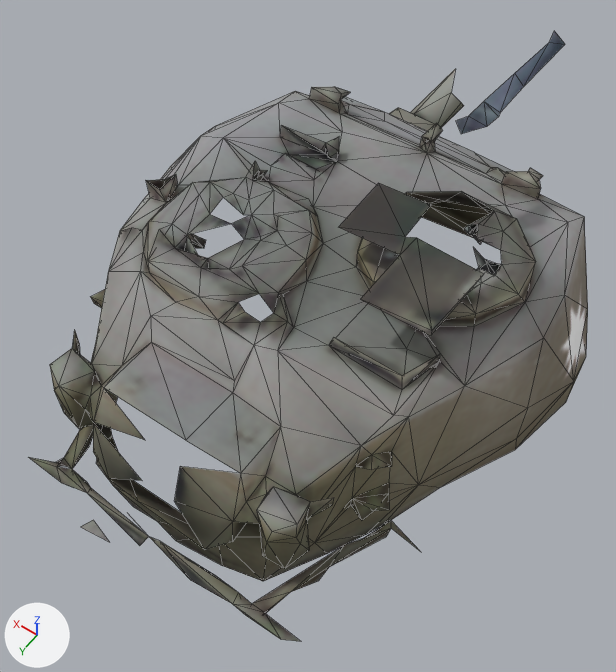
Two versions of the OBJ model unity/Assets/_Game/Resources/Models/sherman_turret.obj, one commit apart.
Rendered twice from a 50 mm lens placed at (-1.42, 2.58, 3.9), pointed at (0.18, 0.35, 0.39). Every picture has the same lights, and +X, +Y and +Z are marked at lower left. The older version comes first. Mesh edges are drawn as thin lines. Where no turn or scale is listed for an object, it has been applied to the vertices. Vertices at exactly the same position are counted once.

Names of what the first picture shows: 'sherman_turret'.
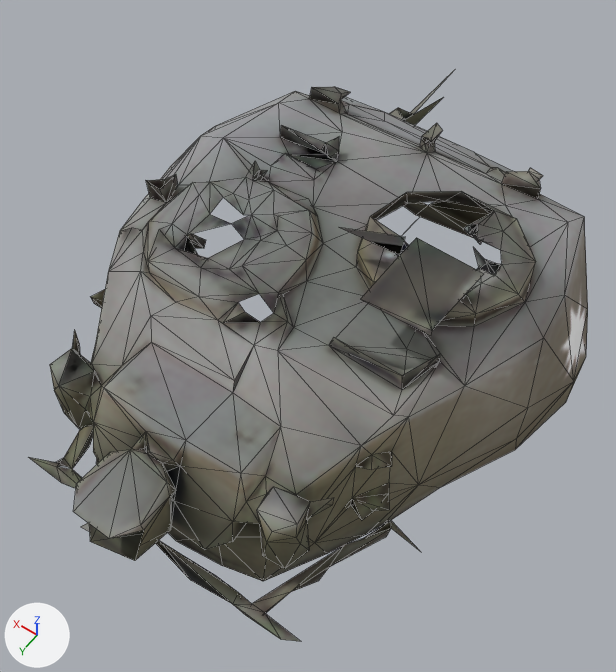
Diff of the bpy script that builds the scene:
```diff
--- a/unity/Assets/_Game/Resources/Models/sherman_turret.obj.py
+++ b/unity/Assets/_Game/Resources/Models/sherman_turret.obj.py
@@ me_sherman_turret @@
 # used by ob_sherman_turret; location = (0.0, 0.0, 0.0)
-me_sherman_turret.from_pydata(...)  # 596 vertices, 1021 faces; spans x -1.06..1.47, y -2.04..1.73, z -0.04..1.42
+me_sherman_turret.from_pydata(...)  # 624 vertices, 1108 faces; spans x -1.06..1.47, y -2.04..1.84, z -0.04..1.14
+# me_sherman_turret part 1: the loose piece of 12 vertices spanning x -0.26..-0.12, y -1.38..-0.39, z 1.34..1.42 is deleted
+# me_sherman_turret part 2
+# 13 vertices are removed from x -0.19..0.59, y -1.95..-0.13, z 0.16..1.15
+# 128 faces are deleted
+# 53 vertices are added at x 0.03..0.4, y 1.38..1.84, z 0.38..0.7
+# 225 new faces join them
+# other edits to the shape of me_sherman_turret do not show in these pictures
 me_sherman_turret.materials.append(mat_sherman_turret)
```

What differs and where, as boxes [x1, y1, x2, y2] in the pictures (616 x 672 px):
'sherman_turret', reshaped (6% shorter)
    before: [29, 31, 588, 642]
    after: [29, 70, 588, 642]
part 1 of me_sherman_turret, deleted (blue)
    before: [456, 31, 565, 134]
part 2 of me_sherman_turret, built on
    before: [59, 69, 541, 614]
    after: [59, 87, 541, 614]
